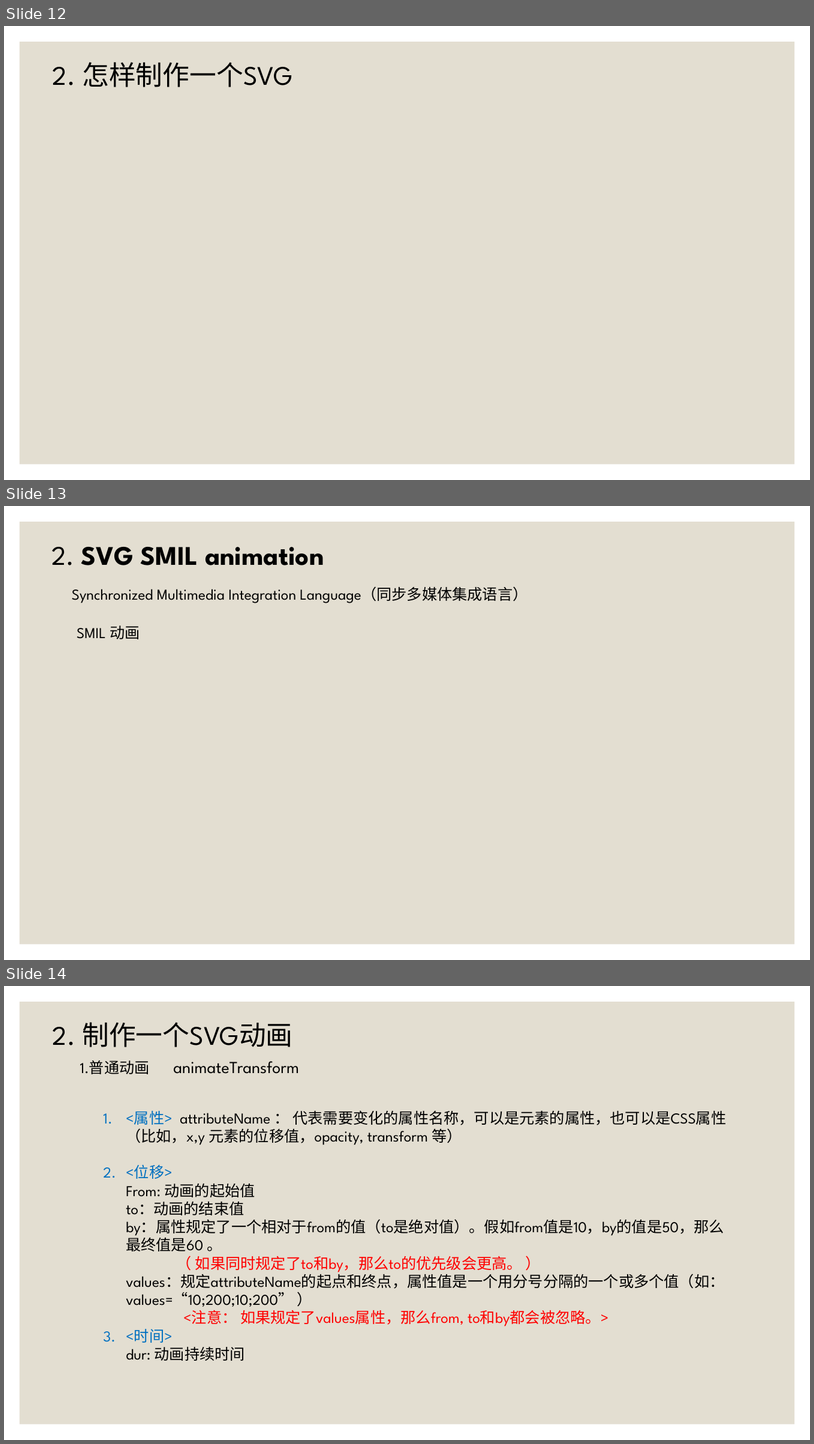
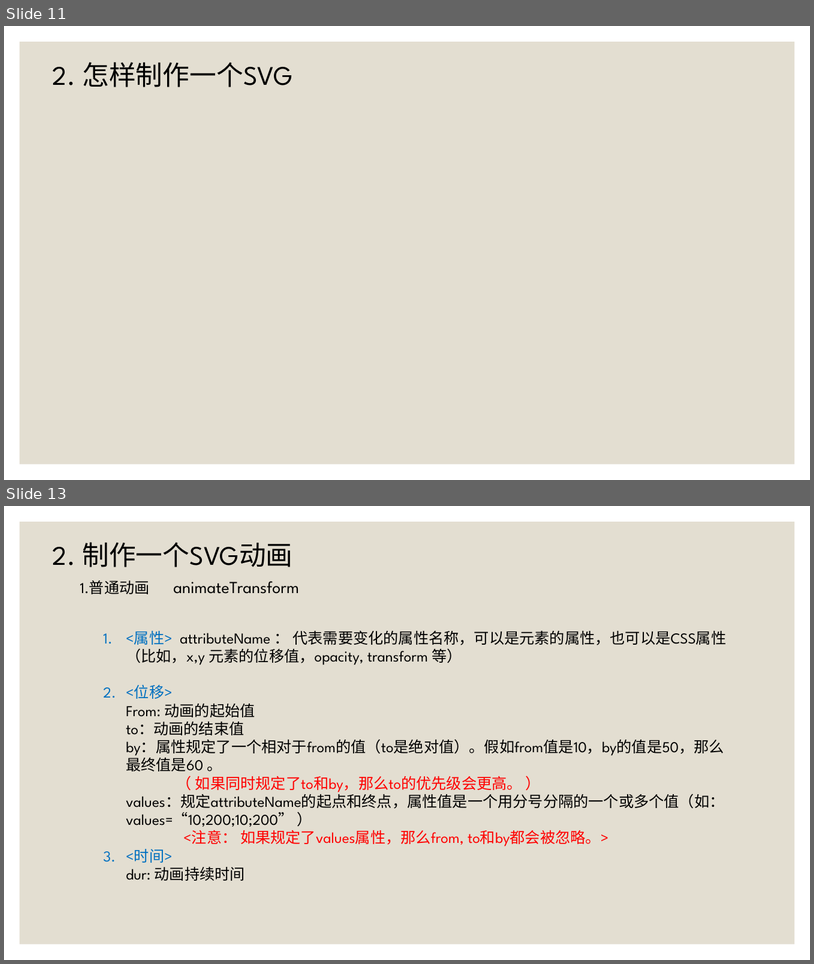
Before and after one commit to SouthLink/svg-demo, a slide deck: SVG动画 [自动保存] [自动保存].pptx. Shown one above the other, each under a label of ours: slides 12, 13 and 14 before the commit, slides 11 and 13 after it; the slides between them are not shown. The pictures are 814x1444 and 814x964 pixels, drawn with LibreOffice and Linux fonts; fonts in the diff are those of the drawing. Boxes give left, top, right and bottom in pixels: in the first picture for what was removed or moved away, otherwise in the second. Text is boxed around its words. In the diff, an @@ line names an element or a change of style, - is before the commit and + after.

Commit message:
增加svg动画相关

```diff
--- a/SVG动画 [自动保存] [自动保存].pptx
+++ b/SVG动画 [自动保存] [自动保存].pptx
@@ slide 13 removed at bbox=[4, 506, 810, 960], background #FFFFFF; not listed: 1 template element that a slide beside it also shows @@
@@ text removed at bbox=[52, 547, 324, 565] @@
-2. SVG SMIL animation
@@ text removed at bbox=[72, 586, 528, 603] @@
-Synchronized Multimedia Integration Language（同步多媒体集成语言）
@@ text removed at bbox=[77, 625, 140, 639] @@
-SMIL 动画
@@ what was slide 12 is now slide 11 @@
@@ what was slide 14 is now slide 13 @@
```
Also in this commit, not shown: 3 slides changed, 3 slides added, 1 other slide removed, 14 other files.
